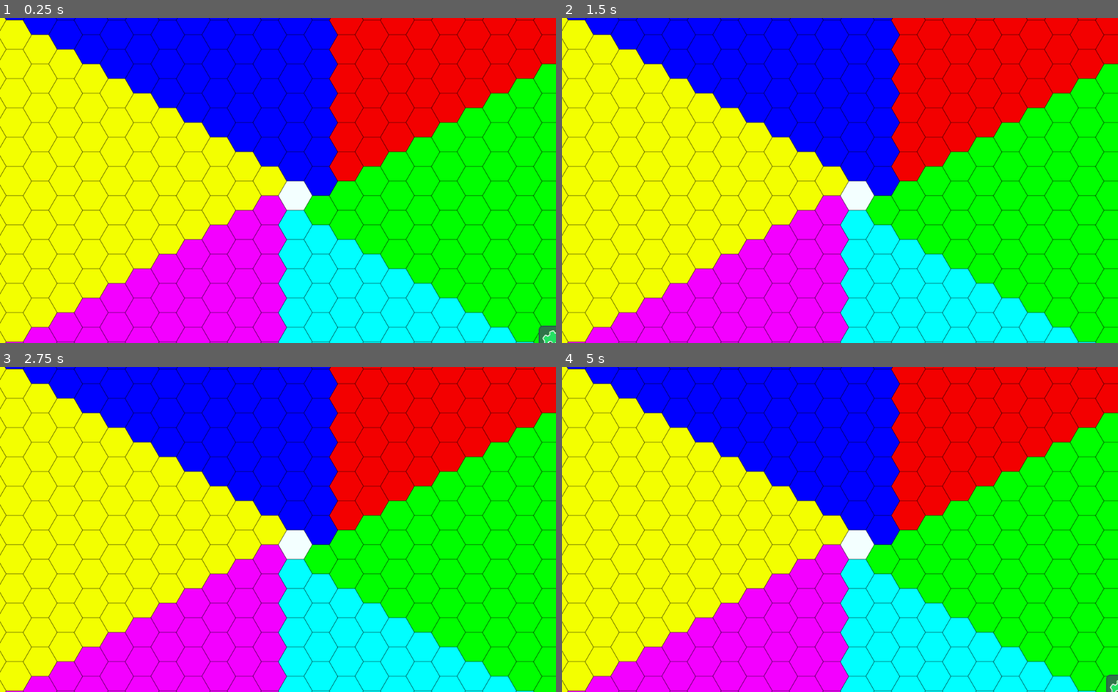
Above: before the commit, frames 1-4 (two rows, left to right).
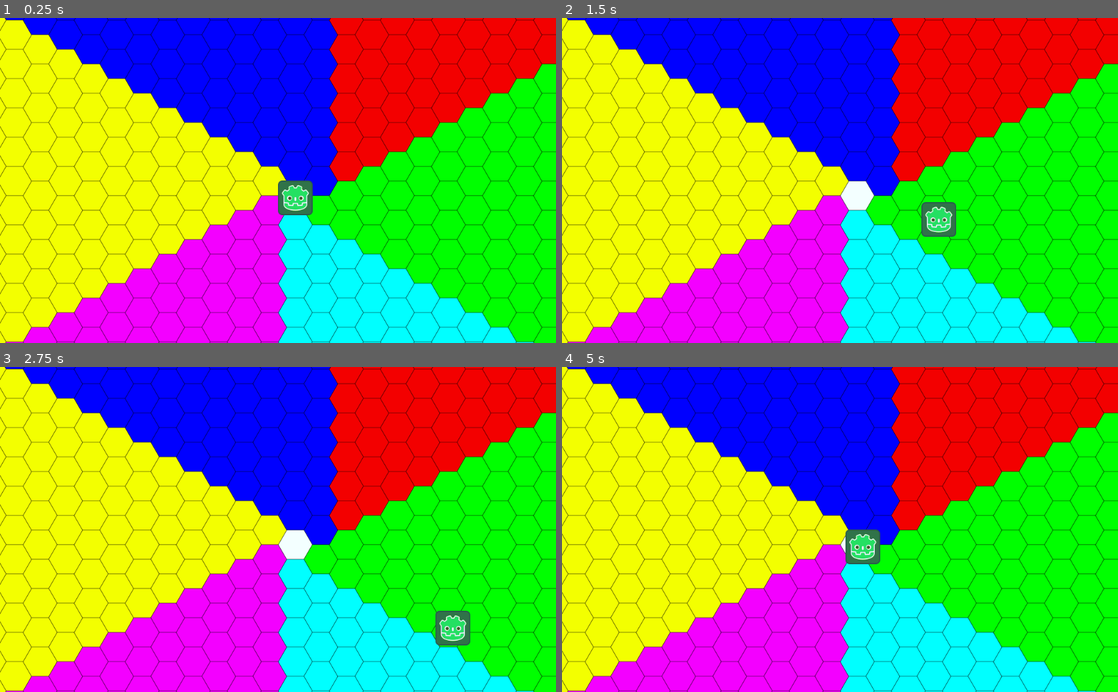
Above: after the commit, the same moments.

Repository: bziemons/zombie-prototype
Game: Godot game, scene res://WorldMap.tscn
The game is run twice, just before and just after one commit, with the same random seed, the same clock (stepped at 60 frames per second) and the same inputs.
Inputs (mouse positions are in pixels of both pictures, inside the frame that each line leads up to):
- Up to frame 1 (0.25 s): no input
- Up to frame 2 (1.5 s): tap Enter at 0.5 s; move the mouse to (962, 164) at 0.52 s; hold Right (ui_right) 0.53-1.28 s; click (962, 164) at 0.67 s; move the mouse to (728, 196) at 1.27 s; hold Down (ui_down) from 1.28 s (still down); click (728, 196) at 1.42 s
- Up to frame 3 (2.75 s): move the mouse to (333, 458) at 2.02 s; release Down (ui_down) at 2.03 s; hold Right (ui_right) from 2.03 s (still down); click (333, 458) at 2.17 s
- Up to frame 4 (5 s): move the mouse to (812, 594) at 2.77 s; release Right (ui_right) at 2.78 s; hold Up (ui_up) 2.78-3.53 s; click (812, 594) at 2.92 s; move the mouse to (1006, 578) at 3.52 s; hold Left (ui_left) from 3.53 s (still down); click (1006, 578) at 3.67 s; move the mouse to (673, 480) at 4.27 s; click (673, 480) at 4.42 s

The runs differ from the first frame. In frame 1, 0.8% of the frame differs, in the area x 50-100%, y 50-100%; in frame 2, 0.7%; in frame 3, 0.7%; in frame 4, 0.8%.

Commit message:
Add first draft of path visualization

Diff:
--- a/Player.gd
+++ b/Player.gd
@@ -9,7 +9,6 @@
 func _ready():
 	screen_size = get_viewport_rect().size
 	player_size = get_node("Sprite").texture.get_size()
-	position = (screen_size / 2) - (player_size / 2)
 
 # Called every frame. 'delta' is the elapsed time since the previous frame.
 func _process(delta):
--- a/WorldMap.gd
+++ b/WorldMap.gd
@@ -1,6 +1,10 @@
 extends TileMap
 
 onready var camera = get_node("../Camera2D")
+onready var path2d = get_node("../Path2D")
+onready var curve2d = path2d.get_curve()
+onready var line2d = get_node("../Path2D/Line2D")
+
 var terrainInfoPanel = PopupPanel.new()
 var terrainInfoLabel = Label.new()
 
@@ -17,15 +21,26 @@
 	{ "density": 6, "zombie": 4, "raider": 8, "survivor": 4, "name": "forest" }
 ]
 
+var neighbours_even = [
+	Vector2(1, -1), Vector2(1, 0), Vector2(0, 1),
+	Vector2(-1, 0), Vector2(-1, 1), Vector2(0, -1),
+]
+
+var neighbours_odd = [
+	Vector2(1, 0), Vector2(1, 1), Vector2(0, 1),
+	Vector2(-1, 1), Vector2(-1, 0), Vector2(0, -1),
+]
+
 func _input(event):
 	if event is InputEventMouseButton:
 		if event.button_index == BUTTON_LEFT:
 			if event.pressed:
 				print(world_to_map(event.position + camera.position - get_viewport().size / 2))
+				add_point_to_path(event.position + camera.position - get_viewport().size / 2);
 			if event.doubleclick:
 				var map_position = world_to_map(event.position + camera.position - get_viewport().size / 2)
-				if get_cellv(map_position) != INVALID_CELL:
-					get_node("../Player").position = map_to_world(map_position)
+				#if get_cellv(map_position) != INVALID_CELL:
+					#get_node("../Player").position = map_to_world(map_position)
 		if event.button_index == BUTTON_RIGHT:
 			if event.pressed == false:
 				terrainInfoPanel.hide()
@@ -40,6 +55,8 @@
 			camera.position -= event.relative
 
 func _ready():
+	get_node("../Player").position = map_to_world(Vector2(0, 0))
+
 	clear()
 	var tile = Vector2(0, 0)
 	set_cellv(tile, 0)
@@ -79,6 +96,27 @@
 			set_cellv(tile + Vector2(0, -1), 6)
 			tile += Vector2(0, -1)
 
+func check_neighbours(new_point, previous_point):
+	for i in range(6):
+		if world_to_map(new_point).x as int % 2 == 1:
+			if world_to_map(new_point) + neighbours_odd[i] == world_to_map(previous_point):
+				return true
+		else:
+			if world_to_map(new_point) + neighbours_even[i] == world_to_map(previous_point):
+				return true
+	return false
+
+func set_player_point():
+	curve2d.add_point(get_node("../Player").position)
+	line2d.add_point(get_node("../Player").position)
+
+func add_point_to_path(position):
+	if curve2d.get_point_count() <= 0:
+		set_player_point()
+	if check_neighbours(position, curve2d.get_point_position(curve2d.get_point_count() - 1)):
+		curve2d.add_point(position)
+		line2d.add_point(position)
+
 func get_info(type_id):
 	var info_string = """{name}
 
--- a/WorldMap.tscn
+++ b/WorldMap.tscn
@@ -85,6 +85,10 @@
 6/shapes = [  ]
 6/z_index = 0
 
+[sub_resource type="Curve2D" id=3]
+_data = {
+"points": PoolVector2Array(  )
+}
 
 [node name="World" type="Node2D"]
 
@@ -105,3 +109,8 @@
 drag_margin_top = 0.0
 drag_margin_right = 0.0
 drag_margin_bottom = 0.0
+
+[node name="Path2D" type="Path2D" parent="."]
+curve = SubResource( 3 )
+
+[node name="Line2D" type="Line2D" parent="Path2D"]
